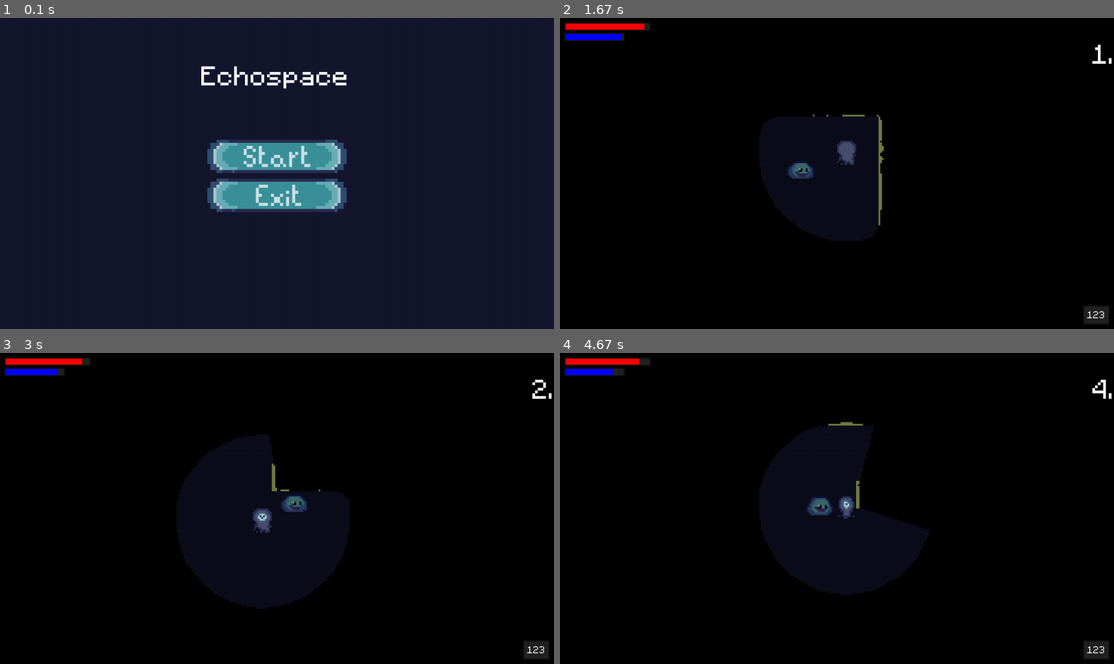
Above: before the commit, frames 1-4 (two rows, left to right).
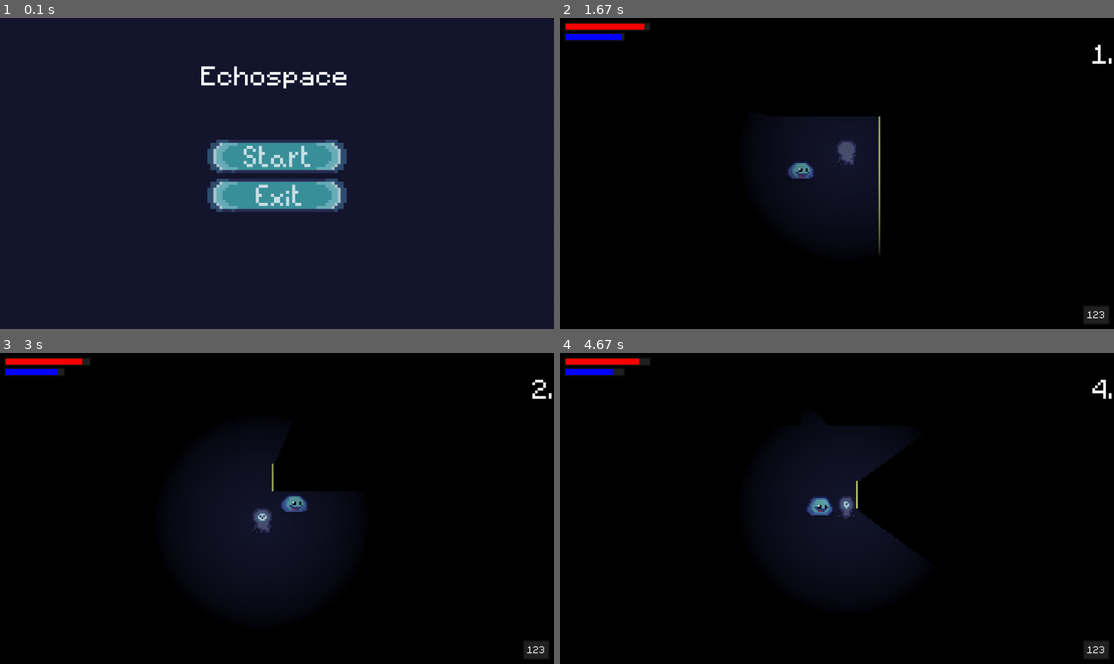
Above: after the commit, the same moments.

Repository: SushiOnToast/pygame-community-spring-jam-2025
Game: pygame game, started from code/main.py
Same seed, same stepped clock (60 frames per second), same inputs: the game is played once before the commit and once after it.
Inputs (mouse positions are in pixels of both pictures, inside the frame that each line leads up to):
- Up to frame 1 (0.1 s): no input
- Up to frame 2 (1.67 s): click (837, 154) at 0.38 s; tap Space at 0.67, 1.07, 1.37, 1.57 s; hold D 1-1.47 s; hold W from 1.5 s (still down)
- Up to frame 3 (3 s): release W at 1.8 s; hold D 1.83-2.3 s; tap Space at 1.9, 2.2, 2.4, 2.7, 2.97 s; hold A 2.33-2.87 s; hold S from 2.9 s (still down)
- Up to frame 4 (4.67 s): release S at 3.2 s; hold A 3.23-3.63 s; tap Space at 3.3, 3.6, 3.73, 4.13, 4.43 s; hold W 3.67-4.03 s; hold D from 4.07 s (still down)

The runs differ from the first frame. In frame 2, 0.4% of the frame differs, in the area x 41-59%, y 31-77%; in frame 3, 0.3%; in frame 4, 1.4%, in the area x 44-67%, y 22-65%.

Commit message:
Basic echolocaiton fix, still needs to fix inside tile echolocation bug

Diff:
--- a/code/game_mechanics.py
+++ b/code/game_mechanics.py
@@ -1,7 +1,7 @@
 import pygame
 from settings import *
 import math
-from raycasting import get_hit_points
+from raycasting import *
 
 
 class Echolocation:
@@ -23,6 +23,8 @@
         self.footstep_pulse_amount = 5
         self.last_step_time = 0
         self.walking_ripples = []
+
+        self.illumination = Illumination()
 
     def update_walking_sound(self):
         current_time = pygame.time.get_ticks()
@@ -59,7 +61,7 @@
             self.echo_fade = 255
 
 
-    def draw(self, pos, camera_offset, obstacles):
+    def draw(self, pos, camera_offset, points):
         if not self.player.is_crouching:
             # Create surface for walking ripples
             if self.player.is_moving and not self.player.is_doing_echolocation:
@@ -77,52 +79,41 @@
 
             # Create surface for echolocation
             if self.player.is_doing_echolocation:
-                # echo_surf = pygame.Surface((WIDTH, HEIGHT), pygame.SRCALPHA)
-                # num_bands = 3
-                # band_spacing = 10
-                # band_thickness = 12
-
-                # for i in reversed(range(num_bands)):
-                #     radius = self.echo_current_radius - (i * band_spacing)
-                #     if radius > 0:
-                #         alpha = max(0, self.echo_fade -
-                #                     ((num_bands - 1 - i) * 40))
-                #         color = (*COLORKEY, alpha)
-                #         if i == num_bands-1:
-                #             pygame.draw.circle(
-                #                 echo_surf,
-                #                 color,
-                #                 (pos.centerx - camera_offset.x,
-                #                 pos.centery - camera_offset.y),
-                #                 int(radius),
-                #             )
-                #         else:
-                #             pygame.draw.circle(
-                #                 echo_surf,
-                #                 color,
-                #                 (pos.centerx - camera_offset.x,
-                #                 pos.centery - camera_offset.y),
-                #                 int(radius),
-                #                 width=band_thickness
-                #             )
-                # self.cover_surf.blit(echo_surf, (0, 0))
-                echo_surf = pygame.Surface((WIDTH, HEIGHT), pygame.SRCALPHA)
-                self.echo_fade -= 40
-                color = (*COLORKEY, 150)
-
-                # Get hit points in world coordinates
-                hit_points = get_hit_points(self.player.hitbox.center, 50, list(obstacles), simplify=True)
-
-                # Convert hit points to screen coordinates using camera offset
-                screen_points = [pygame.Vector2(point) - camera_offset for point in hit_points]
-
-                # Draw polygon if valid
-                if len(screen_points) >= 3:
-                    pygame.draw.polygon(echo_surf, color, screen_points)
-
-                self.cover_surf.blit(echo_surf, (0, 0))
+                points = [pygame.Vector2(point) - camera_offset for point in points]
+                self.illumination.update((pos.centerx - camera_offset.x, pos.centery - camera_offset.y),
+                                            points)
+                self.illumination.draw(self.cover_surf)
 
     def update(self, pos, camera_offset, obstacles):
         self.update_walking_sound()
         self.update_echolocation()
         self.draw(pos, camera_offset, obstacles)
+
+
+class Illumination:
+    def __init__(self):
+
+        self.light_effect = pygame.transform.scale_by(pygame.image.load("../graphics/effects/light_effect.png").convert_alpha(), 0.25)
+        self.effect_size = self.light_effect.get_size()
+        self.pos = None
+        self.polygon = []
+
+    def update(self, pos, polygon):
+        self.pos = pos
+        self.polygon = polygon
+
+    def draw(self, surface):
+        if self.pos is not None:
+            new_surface = pygame.Surface((WINDOW_WIDTH, WINDOW_HEIGHT))
+            if self.polygon:
+                pygame.draw.polygon(new_surface, (COLORKEY), self.polygon)
+                # for point in self.polygon:
+                #     pygame.draw.line(new_surface, (0, 255, 0), self.pos, point)
+
+            new_surface.set_colorkey(COLORKEY)
+
+            effect_pos = (self.pos[0] - self.effect_size[0] // 2,
+                          self.pos[1] - self.effect_size[1] // 2)
+
+            surface.blit(self.light_effect, effect_pos)
+            surface.blit(new_surface, (0, 0))
--- a/code/level.py
+++ b/code/level.py
@@ -4,6 +4,7 @@
 from player import Player
 from ui import UI
 from enemy import Enemy
+from raycasting import *
 
 class Level:
 
@@ -39,12 +40,27 @@
         elif col == 'e':
           Enemy('slime', (x, y), [self.visible_sprites],self.obstacle_sprites)
 
+  def get_raycasting_points(self, obstacles):
+    obstacle_rects = [obstacle.rect for obstacle in obstacles]
+    edges = get_all_relevant_edges(obstacle_rects)
+
+    # Corrected: apply camera offset to edge lines
+    for edge in edges:
+        start = pygame.Vector2(edge[0]) - self.visible_sprites.offset
+        end = pygame.Vector2(edge[1]) - self.visible_sprites.offset
+
+    # Apply camera offset to raycasting points
+    points = Raycaster.find_all_intersects(self.player.hitbox, edges)
+
+    return points
+
 
   def draw_overlay(self):
     self.cover_surf.fill('black')
     self.cover_surf.set_colorkey(COLORKEY)
 
-    self.player.echolocation.update(self.player.hitbox, self.visible_sprites.offset, self.obstacle_sprites)
+    points = self.get_raycasting_points(self.obstacle_sprites)
+    self.player.echolocation.update(self.player.hitbox, self.visible_sprites.offset, points)
 
     self.cover_surf.set_alpha(OVERLAY_TRANSPARENCY)
 
@@ -86,7 +102,7 @@
 
   def render(self):
     # separate player and background sprites
-    self.visible_sprites.custom_draw(self.player)
+    self.visible_sprites.custom_draw(self.player) # doesnt work because scroll is still needed
     self.draw_overlay()
     self.visible_sprites.draw_player(self.player)
 
--- a/code/raycasting.py
+++ b/code/raycasting.py
@@ -1,61 +1,298 @@
 import pygame
-import numpy as np
+import math
 from settings import *
 
-
-def generate_directions(num_rays):
-    """Generate evenly distributed ray directions in a full circle using NumPy."""
-    # Using numpy linspace is already efficient for generating evenly spaced rays.
-    angles = np.linspace(0, 2 * np.pi, num_rays, endpoint=False)
-    return np.column_stack((np.cos(angles), np.sin(angles)))
-
-
-def cast_ray(origin, dx, dy, obstacles):
-    """Efficiently cast a ray and return the first hit point."""
-    origin = pygame.Vector2(origin)
-
-    # Use early exit for performance: if we hit an obstacle quickly, return early
-    for i in range(1, MAX_RAY_DIST, RAY_STEP):
-        point = origin + pygame.Vector2(dx, dy) * i
-        # Optimize collision check: stop as soon as the first hit is detected
-        for obstacle in obstacles:
-            if obstacle.rect.collidepoint(point.xy):  # First collision check
-                return point.xy
-    # If no collision, return the farthest point in the ray direction
-    return (origin.x + dx * MAX_RAY_DIST, origin.y + dy * MAX_RAY_DIST)
-
-
-def simplify_points(points, threshold=4):
-    """Simplify points by eliminating unnecessary points based on a threshold distance."""
-    if len(points) <= 1:
+# utilities for edge detection
+
+def normalize_edge(edge):
+    """Sort edge points to make (A, B) and (B, A) equal, and round coordinates to integers."""
+    p1 = tuple(round(coord) for coord in edge[0])
+    p2 = tuple(round(coord) for coord in edge[1])
+    return tuple(sorted([p1, p2]))
+
+
+def get_adjacent_tiles(tile, grid_obstacles):
+    """
+    Return a list of tiles that are directly adjacent (sharing a side) to the given tile.
+    Diagonal tiles are not considered adjacent here.
+    """
+    adjacent_tiles = []
+    for other in grid_obstacles:
+        if tile == other:
+            continue
+        if (
+            (tile.x == other.x and abs(tile.y - other.y) == TILESIZE) or
+            (tile.y == other.y and abs(tile.x - other.x) == TILESIZE)
+        ):
+            adjacent_tiles.append(other)
+    return adjacent_tiles
+
+
+def get_relevant_edges(tile, grid_obstacles):
+    """
+    Return edges of a tile that are not shared with any of its adjacent neighbors.
+    This helps avoid redundant edges that won't affect raycasting.
+    """
+    all_edges = Raycaster.get_edges(tile)
+    relevant_edges = []
+
+    # Get tiles that are directly touching the current one
+    adjacent_tiles = get_adjacent_tiles(tile, grid_obstacles)
+
+    # Check each edge and remove it if it's shared with any adjacent tile
+    for edge in all_edges:
+        norm_edge = normalize_edge(edge)
+        is_shared = False
+        for adj_tile in adjacent_tiles:
+            adj_edges = Raycaster.get_edges(adj_tile)
+            for adj_edge in adj_edges:
+                if norm_edge == normalize_edge(adj_edge):
+                    is_shared = True
+                    break
+            if is_shared:
+                break
+        if not is_shared:
+            relevant_edges.append(edge)
+
+    return relevant_edges
+
+
+def deduplicate_edges(edges):
+    """
+    Remove duplicate edges by normalizing them and keeping only unique ones.
+    Ensures (A, B) and (B, A) are treated as the same.
+    """
+    seen = set()
+    unique_edges = []
+    for edge in edges:
+        norm = normalize_edge(edge)
+        if norm not in seen:
+            seen.add(norm)
+            unique_edges.append(edge)
+    return unique_edges
+
+
+def merge_edges(edges):
+    """
+    Merge colinear and connected edges into longer lines to reduce the number of edges.
+    Only works for horizontal and vertical lines.
+    """
+    from collections import defaultdict
+
+    def snap(p):
+        """Snap a point to the nearest GRID_SIZE multiple to avoid small float mismatches."""
+        return (round(p[0] // TILESIZE) * TILESIZE,
+                round(p[1] // TILESIZE) * TILESIZE)
+
+    # Separate edges into horizontal and vertical lines, grouped by their y or x coordinate
+    horizontal_lines = defaultdict(list)
+    vertical_lines = defaultdict(list)
+
+    for edge in edges:
+        p1, p2 = sorted([snap(edge[0]), snap(edge[1])])
+        if p1[1] == p2[1]:  # horizontal
+            y = p1[1]
+            horizontal_lines[y].append((p1[0], p2[0]))
+        elif p1[0] == p2[0]:  # vertical
+            x = p1[0]
+            vertical_lines[x].append((p1[1], p2[1]))
+
+    def merge_line_segments(segments):
+        """Merge overlapping or touching segments into longer continuous ones."""
+        if not segments:
+            return []
+        segments.sort()
+        merged = []
+        curr_start, curr_end = segments[0]
+        for start, end in segments[1:]:
+            if start <= curr_end:  # Overlapping or touching
+                curr_end = max(curr_end, end)
+            else:
+                merged.append((curr_start, curr_end))
+                curr_start, curr_end = start, end
+        merged.append((curr_start, curr_end))
+        return merged
+
+    # Reconstruct merged horizontal edges
+    merged_edges = []
+
+    for y, segments in horizontal_lines.items():
+        merged = merge_line_segments(segments)
+        for x1, x2 in merged:
+            merged_edges.append(((x1, y), (x2, y)))
+
+    # Reconstruct merged vertical edges
+    for x, segments in vertical_lines.items():
+        merged = merge_line_segments(segments)
+        for y1, y2 in merged:
+            merged_edges.append(((x, y1), (x, y2)))
+
+    return merged_edges
+
+
+def get_all_relevant_edges(obstacles):
+    """
+    Combines all relevant edges from the obstacle tiles and screen border edges.
+    1. Get non-shared edges from each obstacle tile.
+    2. Add screen border edges for limiting rays.
+    3. Deduplicate and merge final edge list for optimization.
+    """
+    all_relevant_edges = []
+
+    # Collect relevant (non-shared) edges from all obstacle tiles
+    for tile in obstacles:
+        edges = get_relevant_edges(tile, obstacles)
+        all_relevant_edges.extend(edges)
+
+    # Optimize the edge list by removing duplicates and merging
+    all_relevant_edges = deduplicate_edges(all_relevant_edges)
+    all_relevant_edges = merge_edges(all_relevant_edges)
+
+    return all_relevant_edges
+
+
+class Raycaster:
+    @staticmethod
+    def normalize(v):
+        """
+        Normalize a vector safely.
+        Returns a zero vector if input has zero length.
+        """
+        if v.length() == 0:
+            return pygame.Vector2(0, 0)
+        return v.normalize()
+
+    @staticmethod
+    def get_edges(rect):
+        """
+        Return the 4 edges of a rectangle as a list of (point1, point2) tuples.
+        Used for raycasting bounds like screen edges.
+        """
+        x, y, w, h = rect.x, rect.y, rect.width, rect.height
+        return [
+            ((x, y), (x + w, y)),             # Top edge
+            ((x + w, y), (x + w, y + h)),     # Right edge
+            ((x + w, y + h), (x, y + h)),     # Bottom edge
+            ((x, y + h), (x, y))              # Left edge
+        ]
+
+
+    @staticmethod
+    def find_intersect(edges, ray):
+        """
+        Find the closest intersection point between a ray and a list of edges.
+        Improved version with better precision handling and corner cases.
+        """
+        origin, direction = ray
+        r_px, r_py = origin.x, origin.y
+        r_dx, r_dy = direction.x, direction.y
+
+        EPSILON = 1e-10  # Small value for floating point comparisons
+        closest_t1 = float("inf")
+        closest_point = None
+
+        for (s1, s2) in edges:
+            s_px, s_py = s1
+            s_dx = s2[0] - s_px
+            s_dy = s2[1] - s_py
+
+            # Calculate determinant for intersection
+            denom = s_dx * r_dy - s_dy * r_dx
+
+            # Skip if lines are parallel (near zero determinant)
+            if abs(denom) < EPSILON:
+                continue
+
+            # Calculate intersection parameters
+            t2 = (r_dx * (s_py - r_py) + r_dy * (r_px - s_px)) / denom
+
+            # Skip if intersection is outside the edge segment
+            if t2 < -EPSILON or t2 > 1 + EPSILON:
+                continue
+
+            # Calculate t1 more robustly by choosing the more numerically stable calculation
+            if abs(r_dx) > abs(r_dy):
+                t1 = (s_px + s_dx * t2 - r_px) / r_dx
+            else:
+                t1 = (s_py + s_dy * t2 - r_py) / r_dy
+
+            # Skip if intersection is behind the ray origin
+            if t1 < EPSILON:
+                continue
+
+            # Update closest intersection if this one is closer
+            if t1 < closest_t1:
+                closest_t1 = t1
+                # Use precise intersection calculation
+                px = s_px + s_dx * t2
+                py = s_py + s_dy * t2
+                closest_point = pygame.Vector2(px, py)
+
+        return closest_point
+
+
+    @staticmethod
+    def get_unique_points(edges):
+        """
+        Return a list of unique points from a list of edges.
+        Used to determine where to cast rays.
+        """
+        seen = set()
+        points = []
+        for a, b in edges:
+            for p in [a, b]:
+                if p not in seen:
+                    seen.add(p)
+                    points.append(p)
         return points
 
-    simplified = [points[0]]
-    last_point = pygame.Vector2(points[0])
-
-    # Only append points if they exceed the threshold distance from the last point
-    for pt in points[1:]:
-        current_point = pygame.Vector2(pt)
-        if (current_point - last_point).length() > threshold:
-            simplified.append(pt)
-            last_point = current_point
-
-    # Ensure the polygon closes well if the first and last points are close enough
-    if len(simplified) > 1 and (pygame.Vector2(simplified[0]) - pygame.Vector2(simplified[-1])).length() < threshold:
-        simplified[-1] = simplified[0]
-
-    return simplified
-
-
-def get_hit_points(player_pos, num_rays, obstacles, simplify=True, threshold=3):
-    """Get the hit points from the player's position using raycasting."""
-
-    # Generate the directions for the rays.
-    directions = generate_directions(num_rays)
-
-    # Using list comprehension for efficient raycasting
-    raw_points = [cast_ray(player_pos, dx, dy, obstacles)
-                  for dx, dy in directions]
-
-    # Simplify points only if requested, otherwise return raw points
-    return simplify_points(raw_points, threshold) if simplify else raw_points
+    @staticmethod
+    def find_all_intersects(origin, edges):
+        """
+        Cast rays from the origin toward every unique edge point and corner.
+        Improved version with better corner handling and more precise angles.
+        """
+        points = []
+        EPSILON = 0.0001  # Smaller epsilon for tighter ray spread
+        unique_points = Raycaster.get_unique_points(edges)
+
+        def add_ray_at_angle(angle):
+            direction = pygame.Vector2(math.cos(angle), math.sin(angle))
+            ray = (origin, direction)
+            intersection = Raycaster.find_intersect(edges, ray)
+            if intersection:
+                points.append(intersection)
+
+        # Cast rays to all unique points
+        for px, py in unique_points:
+            base_angle = math.atan2(py - origin.y, px - origin.x)
+
+            # Cast 5 rays around each corner point for better coverage
+            angles = [
+                base_angle,  # Direct ray
+                base_angle - EPSILON,  # Slightly left
+                base_angle + EPSILON,  # Slightly right
+                base_angle - 2 * EPSILON,  # Further left
+                base_angle + 2 * EPSILON,  # Further right
+            ]
+
+            for angle in angles:
+                add_ray_at_angle(angle)
+
+        # Sort points by angle for proper polygon rendering
+        # Use a more precise sorting method
+        def get_angle(point):
+            dx = point.x - origin.x
+            dy = point.y - origin.y
+            angle = math.atan2(dy, dx)
+            return angle if angle >= 0 else angle + 2 * math.pi
+
+        points.sort(key=get_angle)
+
+        # Remove duplicate points that are very close to each other
+        filtered_points = []
+        for i, point in enumerate(points):
+            if not filtered_points or (point - filtered_points[-1]).length() > EPSILON:
+                filtered_points.append(point)
+
+        return filtered_points
--- a/code/settings.py
+++ b/code/settings.py
@@ -6,13 +6,14 @@
 HEIGHT = WINDOW_HEIGHT/SCALE_FACTOR
 FPS = 60
 TILESIZE = 16
+RAY_TILESIZE = 17
 
 OVERLAY_TRANSPARENCY = 250
 
 # colours
 BG_COLOR = "#15172e"
-COLORKEY = (254, 254, 254)
-TEXT_COLOR = (255, 255, 255)
+TEXT_COLOR = (254, 254, 254)
+COLORKEY = (255, 255, 255)
 
 # raycasting
 MAX_RAY_DIST = 50
Binary file added: graphics/effects/light_effect.png
Not shown, changed: requirements.txt
